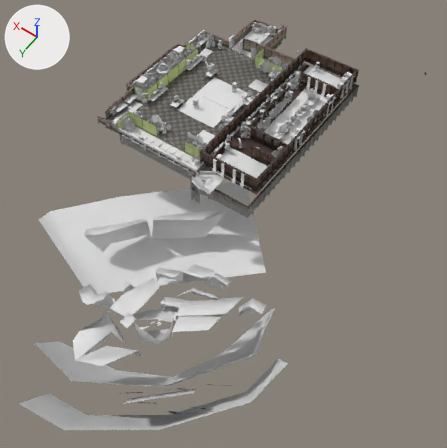
Before and after pictures for a commit that changed the glTF model games/voiddiver/art/sector/9001.glb.
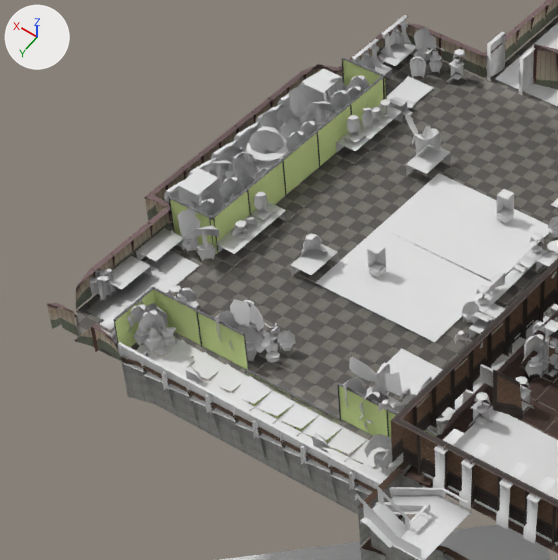
The first picture shows the older version from a 50 mm lens placed at (-20.5, 61.0, 48.9), pointed at (5.2, 25.0, -7.7). The close-ups show the older and then the newer version on the part from 18% to 56% of the width and 6% to 43% of the height of that picture. Only the edits that show in the close-ups are written down. Every picture has the same lights, and +X, +Y and +Z are marked at upper left. Where no turn or scale is listed for an object, it has been applied to the vertices. Vertices at exactly the same position are counted once.
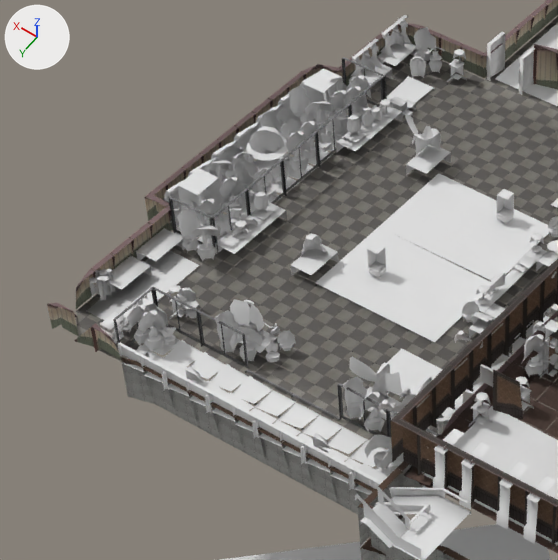
Where the newer file only moved an object's origin or applied its transform, the numbers keep the older frame.

Location of each change, [x1, y1, x2, y2] in pixels of the close-ups (558 x 560 px; the box of a moved part takes in the faces that stretch with it):
'Mesh_0', surface changed, reshaped: [47, 0, 558, 560] in both
part 1 of me_mesh_0, moved or reshaped: [138, 48, 532, 396] in both

The change, as a diff of the scene's bpy script:
```diff
--- a/games/voiddiver/art/sector/9001.glb.py
+++ b/games/voiddiver/art/sector/9001.glb.py
@@ img_img_25d_bg_basecamp01_tile_1_solid_webp @@
+img_img_25d_bg_basecamp01_tile_1_solid_webp = load_image('Img_25D_BG_Basecamp01_Tile_1_solid.webp', 'tex/Img_25D_BG_Basecamp01_Tile_1_solid.webp', 512, 512, 'sRGB')
@@ mat_mtl_2dbg_basecamp01_tile_1_wall @@
 n5 = _N.new('ShaderNodeTexImage'); n5.name = 'Image Texture'
-n5.image = img_img_25d_bg_basecamp01_tile_1_webp
+n5.image = img_img_25d_bg_basecamp01_tile_1_solid_webp
 n5.interpolation = 'Closest'
@@ mat_mtl_2dbg_basecamp01_tile_glasses02 @@
 mat_mtl_2dbg_basecamp01_tile_glasses02.roughness = 1.0
+mat_mtl_2dbg_basecamp01_tile_glasses02.alpha = 0.0
@@ me_mesh_0 @@
 # used by ob_mesh_0; location = (-10.98, 54.15, -17.93)
-me_mesh_0.from_pydata(...)  # 12841 vertices, 15828 faces; spans x 0.0..36.7, y -57.9..0.0, z 0.0..22.1
+me_mesh_0.from_pydata(...)  # 12338 vertices, 15389 faces; spans x 0.0..36.7, y -54.1..0.0, z 0.0..22.1
+# me_mesh_0 part 1
+# 35 vertices are removed from x 11.6..32.9, y -47.0..-29.2, z 17.9..20.6
+# 270 faces are deleted
+# 13 vertices move within x 16.9..32.9, y -47.0..-32.0, z 17.9..19.8
+# 35 vertices are added at x 11.6..32.9, y -47.0..-29.2, z 17.9..20.6
+# 10 new faces join them, mat_mtl_2dbg_basecamp01_tile_glasses02 (green #d0e197)
+# 247 new faces join them, mat_mtl_2dbg_basecamp01_prop_1 (its picture is missing)
+# 1 new face joins them, mat_mtl_2dbg_sector01_zone01_prop_2 (its picture is missing)
+# 2 new faces join them, mat_mtl_2dbg_sector01_zone01_prop_3 (its picture is missing)
+# 10 new faces join them, mat_mtl_2dbg_basecamp01_prop_1_plant_potted (its picture is missing)
+# other edits to the shape of me_mesh_0 do not show in these pictures
 me_mesh_0.materials.append(mat_mtl_2dbg_lounge_tile_floor_a)
@@ me_mesh_0 @@
 me_mesh_0.materials.append(mat_mtl_2dbg_basecamp01_prop_1_decal)
-me_mesh_0.materials.append(mat_world_cat_material)
-me_mesh_0.materials.append(mat_world_cat_material_additive)
-me_mesh_0.materials.append(mat_world_pendulum_material)
-me_mesh_0.materials.append(mat_world_butterfly_material)
-me_mesh_0.materials.append(mat_world_butterfly_material_additive)
 me_mesh_0.materials.append(mat_mtl_2dbg_basecamp01_loungebg)
 me_mesh_0.materials.append(mat_mtl_2dbg_basecamp01_loungebg_additive)
-me_mesh_0.materials.append(mat_world_loungebg_material)
```
